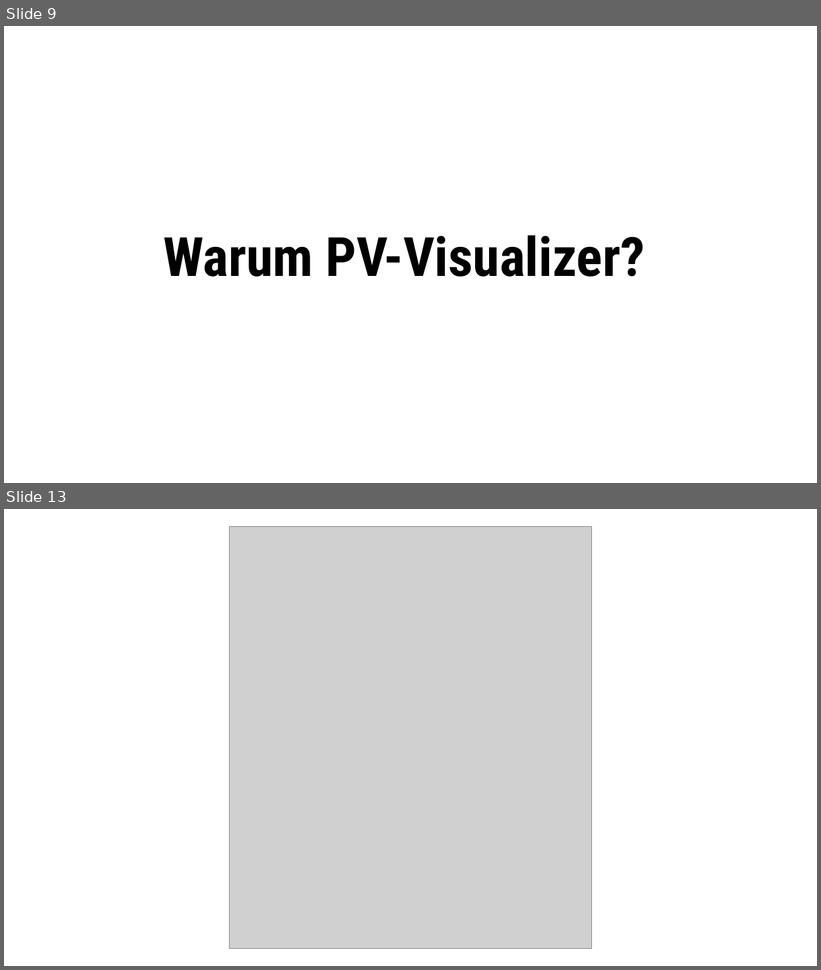
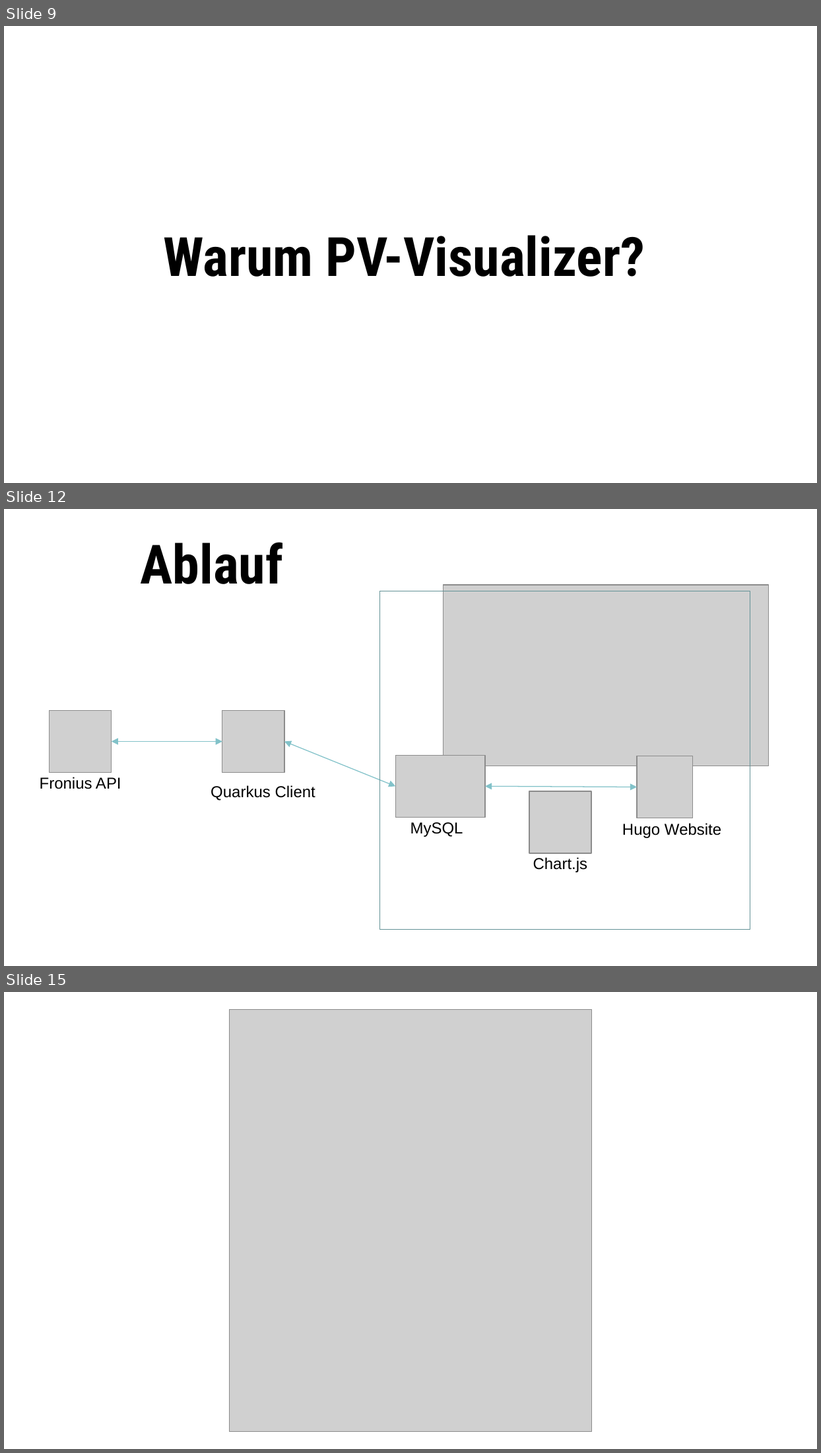
Before and after one commit to Team-Pv-Visualizer/PV-Visualizer, a slide deck: Documents/PVV_Project_Award.pptx. Shown one above the other, each under a label of ours: slides 9 and 13 before the commit, slides 9, 12 and 15 after it; the slides between them are not shown. The pictures are 821x970 and 821x1453 pixels, drawn with LibreOffice and Linux fonts; fonts in the diff are those of the drawing; grey boxes stand for pictures. Boxes give left, top, right and bottom in pixels: in the first picture for what was removed or moved away, otherwise in the second. Text is boxed around its words. In the diff, an @@ line names an element or a change of style, - is before the commit and + after.

```diff
--- a/Documents/PVV_Project_Award.pptx
+++ b/Documents/PVV_Project_Award.pptx
@@ slide 12 added at bbox=[4, 509, 817, 966], background #FFFFFF @@
@@ title added at bbox=[141, 542, 283, 584], 48 pt, text #000000, bold @@
+Ablauf
@@ picture added at bbox=[444, 585, 769, 766] @@
@@ rectangle added at bbox=[380, 591, 750, 930], outline #649297 0.25 pt @@
@@ picture added at bbox=[50, 711, 112, 772] @@
@@ picture added at bbox=[222, 711, 284, 772] @@
@@ double arrow added from (112, 741) to (222, 741), #82C3C9 0.75 pt @@
@@ double arrow added from (284, 741) to (396, 786), #82C3C9 0.75 pt @@
@@ picture added at bbox=[396, 755, 485, 817] @@
@@ picture added at bbox=[636, 757, 692, 819] @@
@@ text added at bbox=[40, 777, 121, 789], 14 pt, text #000000 @@
+Fronius API
@@ text added at bbox=[211, 786, 316, 801], 14 pt, text #000000 @@
+Quarkus Client
@@ double arrow added from (485, 786) to (636, 787), #82C3C9 0.75 pt @@
@@ picture added at bbox=[529, 791, 591, 853] @@
@@ text added at bbox=[411, 823, 463, 837], 14 pt, text #000000 @@
+MySQL
@@ text added at bbox=[622, 823, 721, 838], 14 pt, text #000000 @@
+Hugo Website
@@ text added at bbox=[533, 857, 588, 873], 14 pt, text #000000 @@
+Chart.js
@@ what was slide 13 is now slide 15 @@
```
Also in this commit, not shown: 3 slides changed, 1 other slide added, 5 other files.
